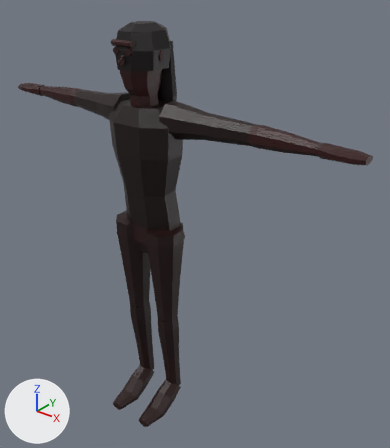
Before and after pictures for a commit that changed the glTF model game/assets/bodies/dead_male.glb.
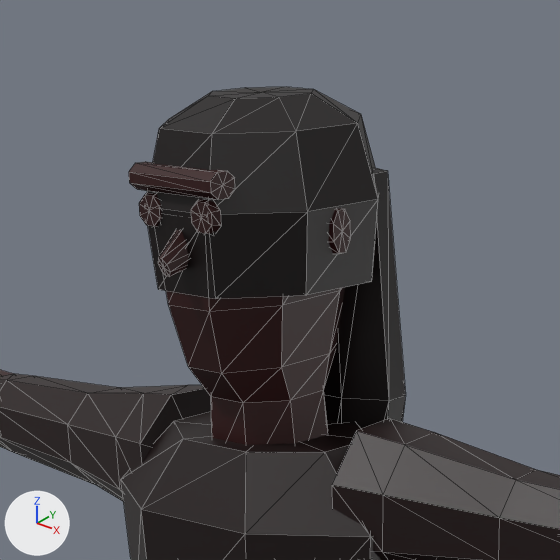
Each version appears first whole from a 50 mm camera at (1.48, -1.534, 2.0) aimed at (0.146, 0.134, 0.967), and next in a close-up on the part from 20% to 55% of the width and 0% to 30% of the height. Every picture has the same lights, and +X, +Y and +Z are marked at lower left. The last two pictures show the newer version. The close-ups show mesh edges as thin lines. Vertices at exactly the same position are counted once.

Script lines for the objects in view, before the commit:
```python
me_dead_male = bpy.data.meshes.new('dead_male')
me_dead_male.from_pydata(...)  # 749 vertices, 1424 faces; spans x -0.9..0.9, y -0.19..0.13, z 0.0..1.8
me_dead_male.materials.append(mat_head)
me_dead_male.materials.append(mat_hair)
me_dead_male.materials.append(mat_torso)
me_dead_male.materials.append(mat_upper_arm)
me_dead_male.materials.append(mat_lower_arm)
me_dead_male.materials.append(mat_hand)
me_dead_male.materials.append(mat_upper_leg)
me_dead_male.materials.append(mat_lower_leg)
me_dead_male.materials.append(mat_foot)
ob_dead_male = bpy.data.objects.new('dead_male', me_dead_male)
ob_dead_male.location = (0.0, 0.0, 0.0)
```
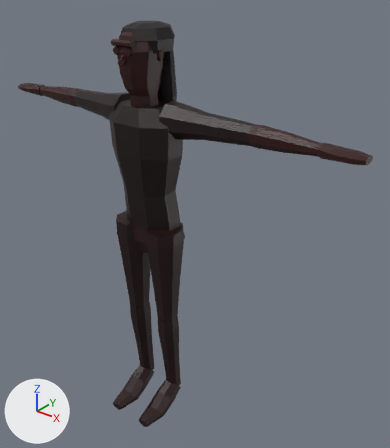
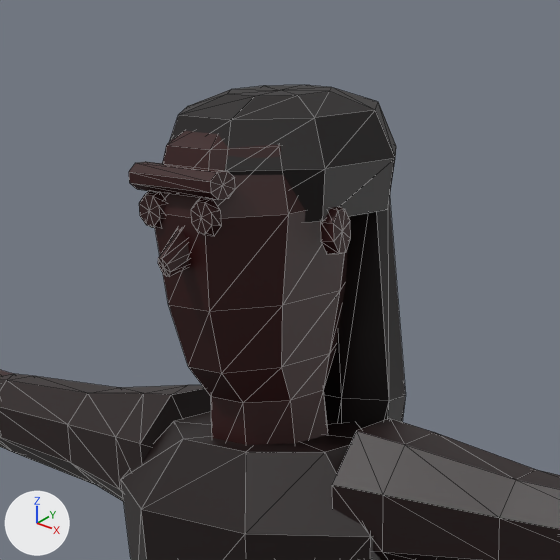
The edits, one by one:
me_dead_male is used by ob_dead_male; location (0.0, 0.0, 0.0).
me_dead_male had 749 vertices, 1424 faces and spanned x -0.9..0.9, y -0.19..0.13, z 0.0..1.8.
me_dead_male now has 749 vertices, 1424 faces and spans x -0.9..0.9, y -0.19..0.14, z 0.0..1.8.
me_dead_male part 1: the loose piece of 34 vertices spanning x -0.09..0.09, y -0.11..0.12, z 1.64..1.8 is scaled about its middle by (1, 1, 0.625), then moved by (0.0, 0.02, 0.03).

Boxes [x1, y1, x2, y2] around the edits, measured in the close-ups (560 x 560 px; the box of a moved part takes in the faces that stretch with it):
'dead_male', reshaped: before [0, 87, 560, 560]; after [0, 85, 560, 560]
part 1 of me_dead_male, moved or reshaped: before [147, 87, 379, 299]; after [162, 85, 396, 222]
